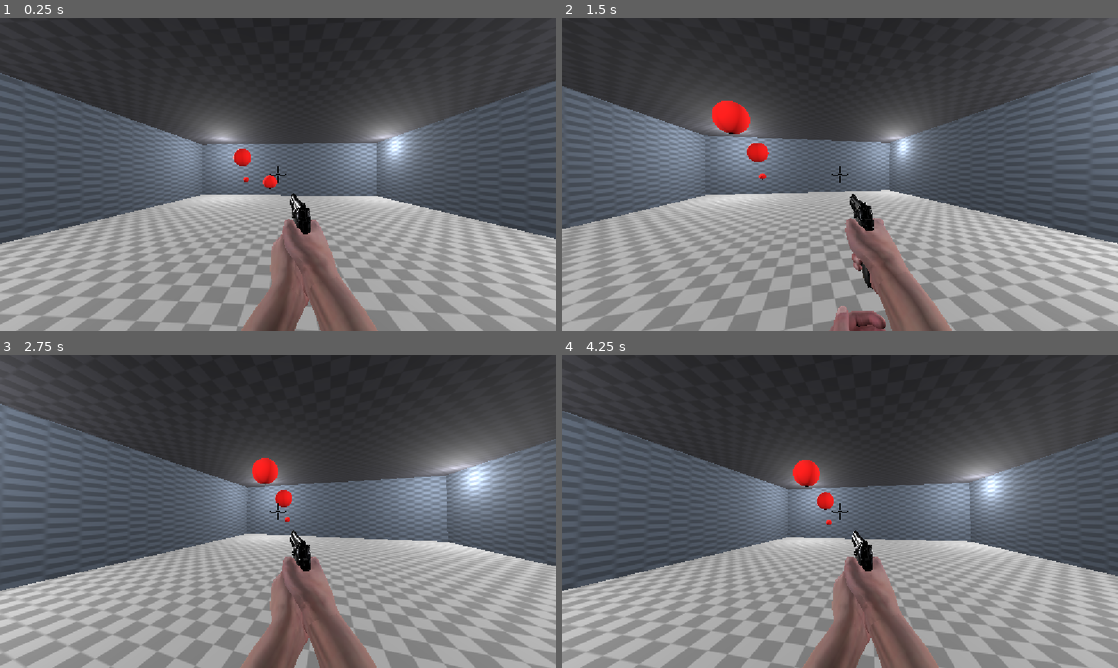
Above: before the commit, frames 1-4 (two rows, left to right).
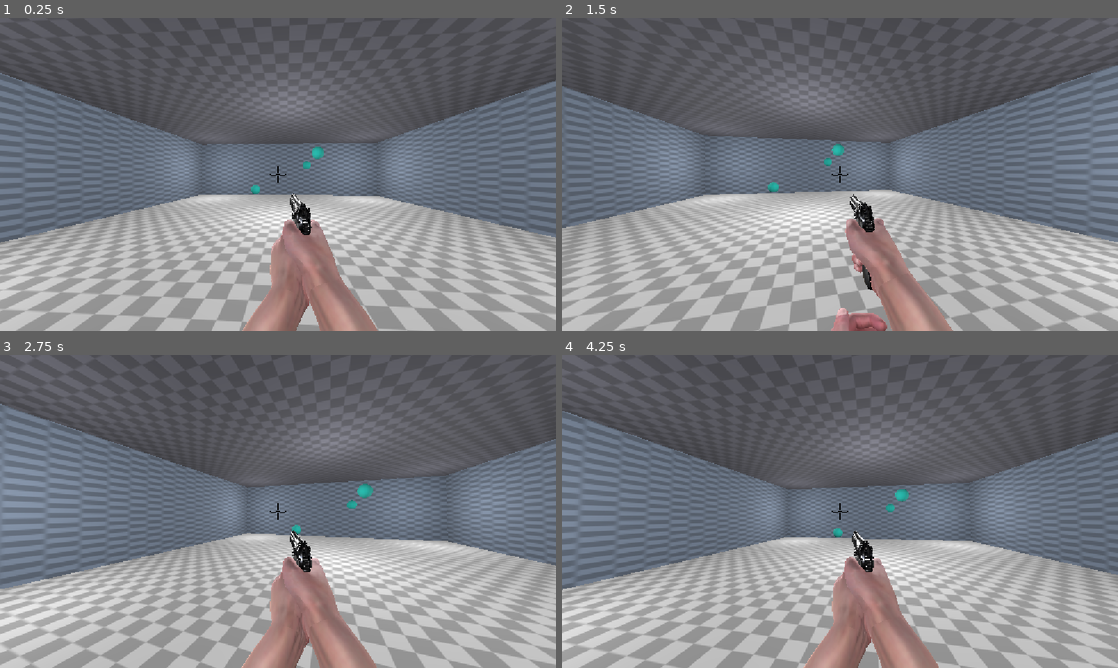
Above: after the commit, the same moments.

Repository: andrewtomas131-web/aimlabs
Game: Godot game, scene res://scenes/main.tscn
Two runs of this game, one before a commit and one after it. Both use one fixed random seed, a clock stepped at 60 frames per second and the inputs below.
Inputs (mouse positions are in pixels of both pictures, inside the frame that each line leads up to):
- Up to frame 1 (0.25 s): no input
- Up to frame 2 (1.5 s): tap Enter (ui_accept) at 0.5, 0.77 s; move the mouse to (834, 180) at 0.52 s; press the mouse at (834, 180) at 0.53 s; hold W (adelante) from 0.53 s (still down); move the mouse to (878, 177) at 1.27 s; release the mouse at (878, 177) at 1.28 s; tap F (inspeccionar) at 1.35 s
- Up to frame 3 (2.75 s): keep holding W (adelante); tap Enter (ui_accept) at 1.52 s; move the mouse to (233, 508) at 2.02 s; press the mouse at (233, 508) at 2.03 s
- Up to frame 4 (4.25 s): move the mouse to (845, 511) at 2.77 s; release W (adelante) at 2.78 s; release the mouse at (845, 511) at 2.78 s; hold A (izquierda) 2.78-3.53 s; tap F (inspeccionar) at 2.85 s; tap Enter (ui_accept) at 3.02, 3.77 s; move the mouse to (817, 505) at 3.52 s; press the mouse at (817, 505) at 3.53 s; hold W (adelante) from 3.53 s (still down)

The runs differ from the first frame. In frame 1, 60% of the frame differs, in the area x 0-100%, y 0-100%; in frame 2, 54%; in frame 3, 59%; in frame 4, 62%.

Commit message:
Mejora en la luz y nombres de algunos nodos, tambien se organizo mejor algunos scripts

Diff:
--- a/scenes/enemy.tscn
+++ b/scenes/enemy.tscn
@@ -3,7 +3,7 @@
 [ext_resource type="Script" uid="uid://cjb58u2gqtji5" path="res://scripts/enemy.gd" id="1_7p1mj"]
 
 [sub_resource type="StandardMaterial3D" id="StandardMaterial3D_3tsfd"]
-albedo_color = Color(1, 0.03529412, 0, 1)
+albedo_color = Color(1.1551381e-06, 0.508807, 0.4718411, 1)
 
 [sub_resource type="SphereMesh" id="SphereMesh_wp5od"]
 material = SubResource("StandardMaterial3D_3tsfd")
@@ -26,13 +26,13 @@
 scale_max = 1.3
 
 [sub_resource type="StandardMaterial3D" id="StandardMaterial3D_7p1mj"]
-albedo_color = Color(1, 0.03529412, 0, 1)
+albedo_color = Color(0, 0.50980395, 0.47058824, 1)
 
 [sub_resource type="BoxMesh" id="BoxMesh_ipns3"]
 material = SubResource("StandardMaterial3D_7p1mj")
 size = Vector3(0.126, 0.126, 0.126)
 
-[node name="enemy" type="Area3D" unique_id=150948665]
+[node name="Enemy" type="Area3D" unique_id=150948665]
 script = ExtResource("1_7p1mj")
 
 [node name="MeshInstance3D" type="MeshInstance3D" parent="." unique_id=589308335]
--- a/scenes/main.tscn
+++ b/scenes/main.tscn
@@ -3,20 +3,6 @@
 [ext_resource type="PackedScene" uid="uid://bjsf3q6hvbyji" path="res://scenes/player.tscn" id="1_o5qli"]
 [ext_resource type="PackedScene" uid="uid://dg317u5asr4vx" path="res://scenes/spawn_targets.tscn" id="4_jyhfs"]
 [ext_resource type="Texture2D" uid="uid://cpehlnftv7xoi" path="res://assets/textures/checker.png" id="5_chk"]
-
-[sub_resource type="ProceduralSkyMaterial" id="ProceduralSkyMaterial_jyhfs"]
-sky_top_color = Color(0.23921569, 0.5176471, 0.7764706, 1)
-sky_horizon_color = Color(0.65882355, 0.78431374, 0.8627451, 1)
-ground_bottom_color = Color(0.28593543, 0.24450892, 0.19792822, 1)
-ground_horizon_color = Color(0.56078434, 0.56078434, 0.56078434, 1)
-
-[sub_resource type="Sky" id="Sky_0wfyh"]
-sky_material = SubResource("ProceduralSkyMaterial_jyhfs")
-
-[sub_resource type="Environment" id="Environment_0kdyo"]
-background_mode = 2
-sky = SubResource("Sky_0wfyh")
-ambient_light_source = 1
 
 [sub_resource type="PlaneMesh" id="PlaneMesh_onsl3"]
 size = Vector2(20, 20)
@@ -43,36 +29,47 @@
 [node name="Player" parent="." unique_id=1414830256 groups=["player"] instance=ExtResource("1_o5qli")]
 transform = Transform3D(-0.4992906, 0, -0.026626267, 0, 0.5, 0, 0.026626267, 0, -0.4992906, -0.07231474, 0, 7.8262386)
 
-[node name="WorldEnvironment" type="WorldEnvironment" parent="." unique_id=908145143]
-environment = SubResource("Environment_0kdyo")
-
 [node name="Piso" type="StaticBody3D" parent="." unique_id=330330659]
 
 [node name="MeshInstance3D" type="MeshInstance3D" parent="Piso" unique_id=2131770012]
+transform = Transform3D(1, 0, 0, 0, 1, 0, 0, 0, 1, 0.06191194, 0.041352034, -0.035946846)
 mesh = SubResource("PlaneMesh_onsl3")
 surface_material_override/0 = SubResource("StandardMaterial3D_floor")
 
 [node name="CollisionShape3D" type="CollisionShape3D" parent="Piso" unique_id=572826680]
 shape = SubResource("BoxShape3D_onsl3")
 
-[node name="OmniLight3D" type="OmniLight3D" parent="." unique_id=1300406330]
-transform = Transform3D(1, 0, 0, 0, 1, 0, 0, 0, 1, -8.684954, 5.054787, 8.615618)
-light_energy = 9.676
+[node name="LuzIzquierdaTrasera" type="OmniLight3D" parent="." unique_id=1300406330]
+transform = Transform3D(1, 0, 0, 0, 1, 0, 0, 0, 1, -7, 3, 6.5)
+light_energy = 5.0
 omni_range = 23.331
 
-[node name="OmniLight3D2" type="OmniLight3D" parent="." unique_id=243671534]
-transform = Transform3D(1, 0, 0, 0, 1, 0, 0, 0, 1, 8.924439, 4.9816556, -7.0325756)
-light_energy = 9.676
+[node name="LuzDerechaDelantera" type="OmniLight3D" parent="." unique_id=243671534]
+transform = Transform3D(1, 0, 0, 0, 1, 0, 0, 0, 1, 7, 3, -6.5)
+light_energy = 5.0
+light_indirect_energy = 0.0
 omni_range = 23.331
 
-[node name="OmniLight3D4" type="OmniLight3D" parent="." unique_id=1962706005]
-transform = Transform3D(1, 0, 0, 0, 1, 0, 0, 0, 1, -6.1688404, 4.9816556, -7.0325756)
-light_energy = 9.676
+[node name="LuzCentral" type="OmniLight3D" parent="." unique_id=389027630]
+transform = Transform3D(1, 0, 0, 0, 1, 0, 0, 0, 1, 0.015092492, 3.4593167, 0.049402237)
+light_energy = 7.0
 omni_range = 23.331
 
-[node name="OmniLight3D3" type="OmniLight3D" parent="." unique_id=556611683]
-transform = Transform3D(1, 0, 0, 0, 1, 0, 0, 0, 1, 8.793804, 4.9816556, 7.11334)
-light_energy = 9.676
+[node name="LuzJugador" type="OmniLight3D" parent="." unique_id=1033285566]
+transform = Transform3D(1, 0, 0, 0, 1, 0, 0, 0, 1, -0.1691652, 2.4009438, 7.974805)
+light_energy = 2.0
+light_indirect_energy = 0.0
+light_specular = 0.3
+omni_range = 23.331
+
+[node name="LuzIzquierdaDelantera" type="OmniLight3D" parent="." unique_id=1962706005]
+transform = Transform3D(1, 0, 0, 0, 1, 0, 0, 0, 1, -7, 3, -6.5)
+light_energy = 5.0
+omni_range = 23.331
+
+[node name="LuzDerechaTrasera" type="OmniLight3D" parent="." unique_id=556611683]
+transform = Transform3D(1, 0, 0, 0, 1, 0, 0, 0, 1, 7, 3, 6.5)
+light_energy = 5.0
 omni_range = 23.331
 
 [node name="Walls" type="Node3D" parent="." unique_id=943145373]
@@ -107,5 +104,5 @@
 size = Vector3(20, 0.3, 20)
 material = SubResource("StandardMaterial3D_ceiling")
 
-[node name="spawn_targets" parent="." unique_id=203243919 instance=ExtResource("4_jyhfs")]
+[node name="SpawnTargets" parent="." unique_id=203243919 instance=ExtResource("4_jyhfs")]
 transform = Transform3D(1, 0, 0, 0, 1, 0, 0, 0, 1, 0, 3, -3)
--- a/scenes/player.tscn
+++ b/scenes/player.tscn
@@ -19,7 +19,7 @@
 transform = Transform3D(1, 0, 0, 0, 1, 0, 0, 0, 1, 0, 4.745359, 0)
 
 [node name="Sketchfab_Scene" parent="Head" unique_id=1600918457 instance=ExtResource("2_qlg0r")]
-transform = Transform3D(1, 0, 0, 0, 1, 0, 0, 0, 1, 0, -0.3403678, 0)
+transform = Transform3D(1, 0, 0, 0, 1, 0, 0, 0, 1, 0, -0.3403678, -0.011164665)
 
 [node name="Camera3D" type="Camera3D" parent="Head" unique_id=1205912045]
 transform = Transform3D(-1, 0, -8.742278e-08, 0, 1, 0, 8.742278e-08, 0, -1, 0, 0, 0)
--- a/scripts/estadisticas.gd
+++ b/scripts/estadisticas.gd
@@ -5,23 +5,13 @@
 
 
 func registrar_disparo() -> void:
-
 	disparos_totales += 1
 
-
 func registrar_acierto(puntos: int = 10) -> void:
-
 	aciertos += 1
 	puntuacion += puntos
 
-	print("Puntos ganados: ", puntos, " Total: ", puntuacion)
-
-
-
 func porcentaje_aciertos() -> float:
-
 	if disparos_totales == 0:
-
 		return 0.0
-
 	return (float(aciertos) / float(disparos_totales)) * 100.0
